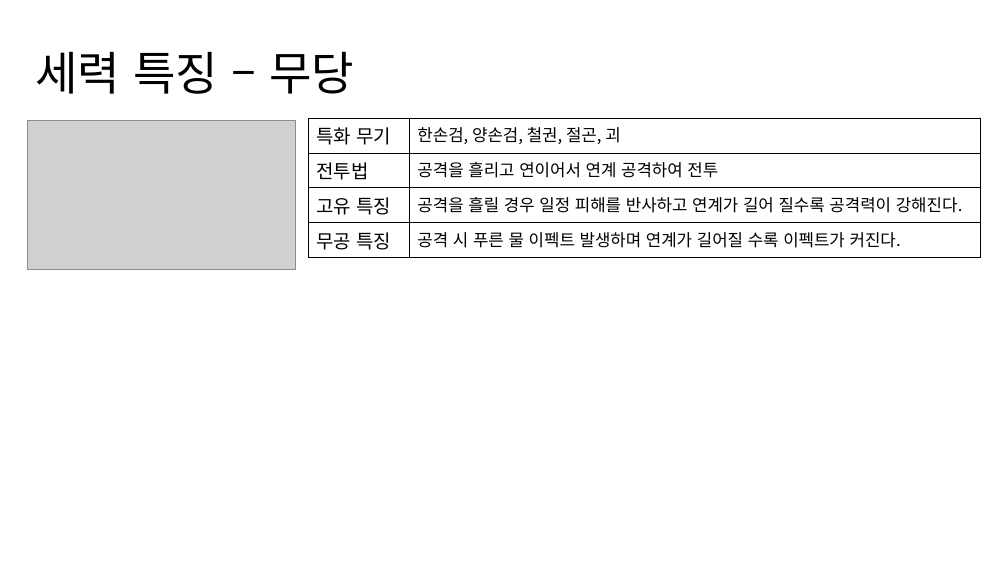
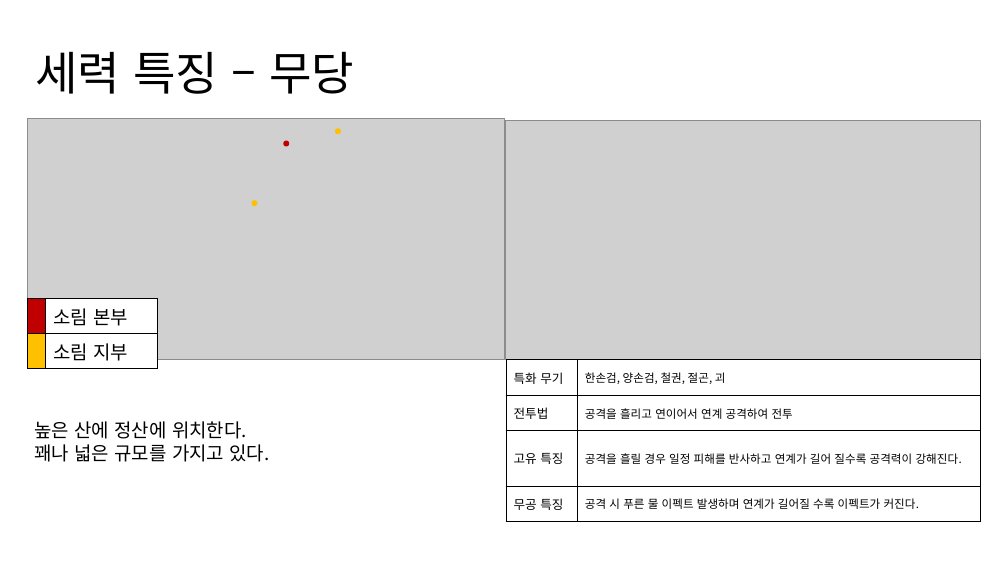
Before and after one commit to yjk0401/unityenginebasic_9th, a slide deck: slide 9 of 기획/세력 기획서.pptx (slide 8 before the commit). Drawn at 1008x567 pixels with LibreOffice and Linux fonts; fonts in the diff are those of the drawing; grey boxes stand for pictures. Boxes give left, top, right and bottom in pixels: in the first picture for what was removed or moved away, otherwise in the second. Text is boxed around its words. In the diff, an @@ line names an element or a change of style, - is before the commit and + after.

```diff
--- a/기획/세력 기획서.pptx
+++ b/기획/세력 기획서.pptx
@@ picture: place and size @@
-picture at [28,120,296,269]
+picture at [505,120,980,359]
@@ group added at [27,119,504,360]: 3 ellipses, 1 picture @@
@@ table added at [28,299,157,365], 2 rows, 2 columns @@
+ | 소림 본부
+ | 소림 지부
@@ table at [506,360,980,522] @@
@@ size 18 to 12 pt in "특화 무기", "전투법", "고유 특징", "무공 특징" @@
@@ size 16 to 11 pt in "한손검, 양손검, 철권, 절곤, 괴", "공격을 흘리고 연이어서 연계 공격하여 전투", "공격을 흘릴 경우 일정 피해를 반사하고 연계가 ...", "공격 시 푸른 물 이펙트 발생하며 연계가 ..." @@
@@ table: place and size @@
-table at [309,118,982,258]
+table at [506,360,980,522]
@@ text added at [34,421,269,462], 18 pt, text #000000 @@
+높은 산에 정산에 위치한다.
+꽤나 넓은 규모를 가지고 있다.
```
Also in this commit, not shown: 13 other slides changed, 1 slide added, 1 other file.
